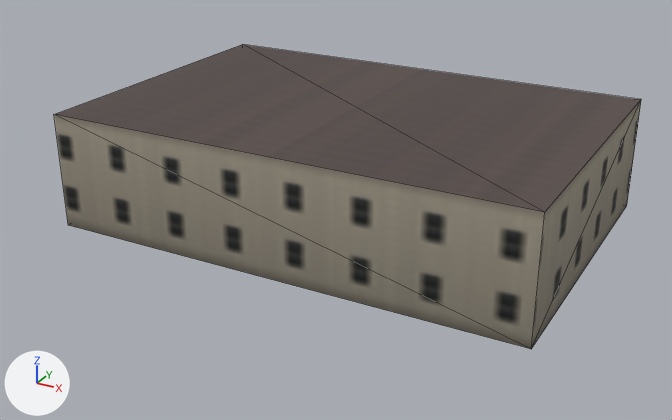
One commit to the glTF model assets/coronado_kit/buildings/civic/civ_library/civic_civ_library_far.glb: the scene before it, then after it.
One viewpoint serves both versions: a 50 mm lens placed at (20.3, -38.8, 19.5), pointed at (0.1, -2.1, 1.1). Lighting does not change. The marker at lower left points along +X, +Y and +Z. The older version comes first. Mesh edges are drawn as thin lines. Vertices at exactly the same position are counted once.

The older version as bpy lines, for what is in view:
```python
mat_bld_far = bpy.data.materials.new('bld_far')
mat_bld_far.use_nodes = True; mat_bld_far.node_tree.nodes.clear()
_N = mat_bld_far.node_tree.nodes; _L = mat_bld_far.node_tree.links
n0 = _N.new('ShaderNodeBsdfPrincipled'); n0.name = 'Principled BSDF'
n0.inputs[2].default_value = 0.9  # 'Roughness'
n1 = _N.new('ShaderNodeOutputMaterial'); n1.name = 'Material Output'
n2 = _N.new('ShaderNodeMix'); n2.name = 'Mix'
n2.data_type = 'RGBA'
n2.blend_type = 'MULTIPLY'
n2.inputs[0].default_value = 1.0  # 'Factor'
n3 = _N.new('ShaderNodeVertexColor'); n3.name = 'Color Attribute'
n4 = _N.new('ShaderNodeTexImage'); n4.name = 'Image Texture'
n4.image = img_far_color_png
_L.new(n0.outputs[0], n1.inputs[0])  # 'BSDF' to 'Surface'
_L.new(n2.outputs[2], n0.inputs[0])  # 'Result' to 'Base Color'
_L.new(n3.outputs[0], n2.inputs[7])  # 'Color' to 'B'
_L.new(n4.outputs[0], n2.inputs[6])  # 'Color' to 'A'
me_civic_civ_library_far = bpy.data.meshes.new('civic_civ_library_far')
me_civic_civ_library_far.from_pydata(...)  # 8 vertices, 10 faces; spans x -12.0..12.0, y -8.0..8.0, z 0.0..5.8
me_civic_civ_library_far.materials.append(mat_bld_far)
ob_civic_civ_library_far = bpy.data.objects.new('civic_civ_library_far', me_civic_civ_library_far)
ob_civic_civ_library_far.location = (0.0, 0.0, 0.0)
```
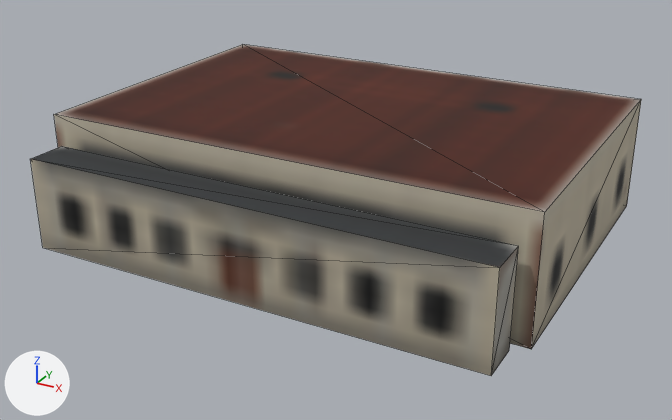
Boxes [x1, y1, x2, y2] around the edits, measured in the pictures (672 x 420 px):
'civic_civ_library_far', surface changed, reshaped (9% taller): before [54, 44, 641, 349]; after [31, 44, 641, 376]
part 1 of me_civic_civ_library_far, added: after [31, 146, 518, 376]
part 2 of me_civic_civ_library_far, recoloured: [54, 44, 641, 349] in both

The change, as a list of edits to the scene's bpy script:
```text
Add img_bld_lod_color_png:
    img_bld_lod_color_png = load_image('bld_lod_color.png', '../../../textures/bld_lod_color.png', 2048, 2048, 'sRGB')
Change mat_bld_far:
    where n0 = _N.new('ShaderNodeBsdfPrincipled'); n0.name = 'Principled BSDF'
    n0.inputs[2].default_value: 0.9 -> 0.85  # 'Roughness'
    where n4 = _N.new('ShaderNodeTexImage'); n4.name = 'Image Texture'
    n4.image: img_far_color_png -> img_bld_lod_color_png
    add n4.extension = 'EXTEND'
Change me_civic_civ_library_far:
    used by ob_civic_civ_library_far; location = (0.0, 0.0, 0.0)
    verts and faces of me_civic_civ_library_far; kept vertices keep their numbers, new ones are numbered from 8
    remove me_civic_civ_library_far.from_pydata(...)  # 8 vertices, 10 faces; spans x -12.0..12.0, y -8.0..8.0, z 0.0..5.8
    add me_civic_civ_library_far.from_pydata(...)  # 16 vertices, 20 faces; spans x -12.0..12.0, y -10.5..8.0, z 0.0..5.8
    me_civic_civ_library_far part 1
    add verts[8] = (-11.2, -10.5, 0.0)  # pixel (42, 247)
    add verts[9] = (-11.2, -10.5, 4.5)  # pixel (30, 158)
    add verts[10] = (-11.2, -8.5, 0.0)
    add verts[11] = (-11.2, -8.5, 4.5)  # pixel (61, 146)
    add for new, old in zip([*range(12, 16)], [*range(8, 12)]): verts[new] = verts[old] + (22.5, 0.0, 0.0)
    add faces += [(8, 12, 13), (8, 13, 9), (10, 11, 14), (11, 15, 14), (12, 14, 15), (12, 15, 13)]
    add faces += [(8, 9, 10), (9, 11, 10), (9, 13, 15), (9, 15, 11)]
    me_civic_civ_library_far part 2: 10 kept faces spanning x -12.0..12.0, y -8.0..8.0, z 0.0..5.8 get new vertex colours; the middle colour goes from light grey #c7bcb4 to white #ffffff
```
